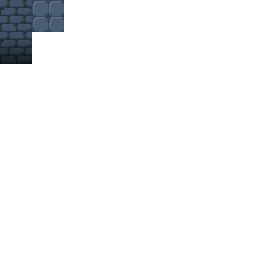
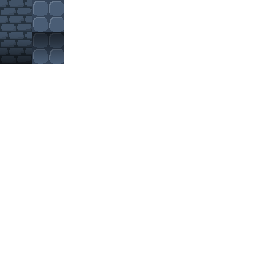
Layers edited between the first and the second 256px x 256px image:
painted on "Laag 1" over (32, 32, 64, 64)
hid "Achtergrond" over (32, 32, 64, 64)
